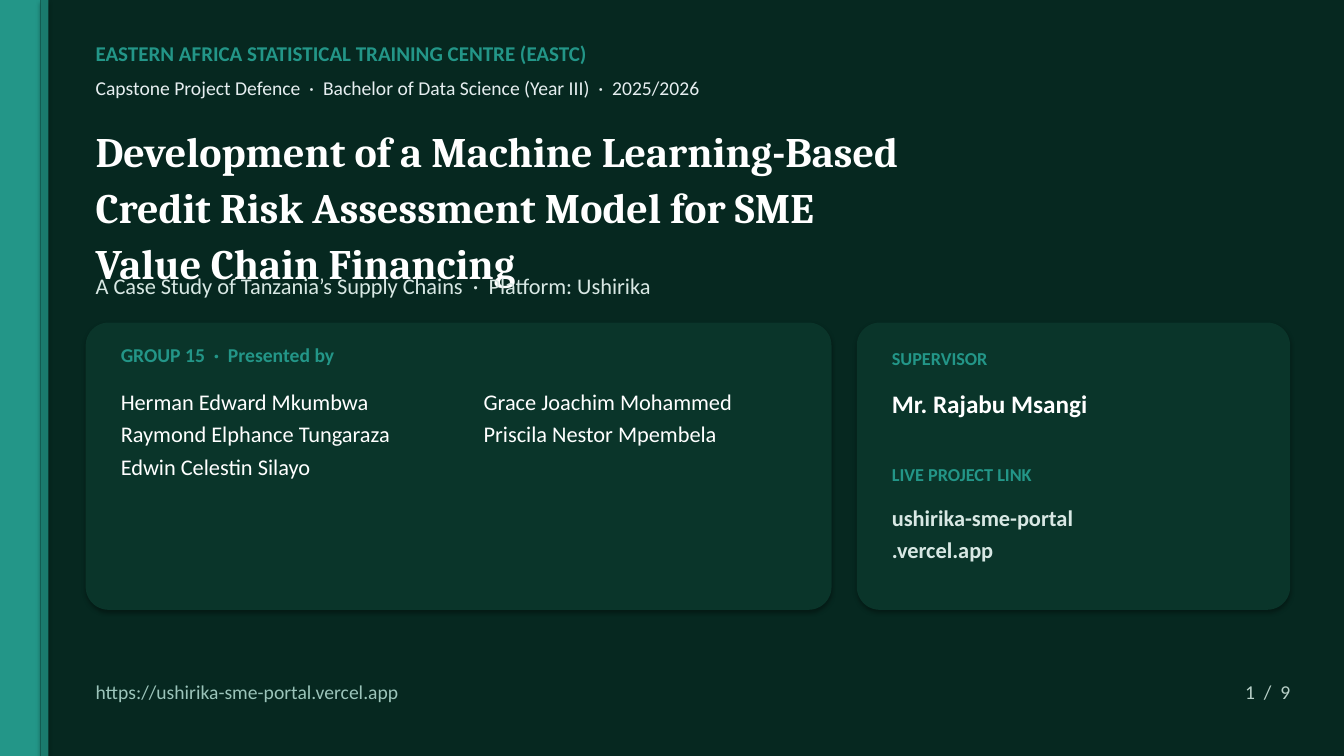
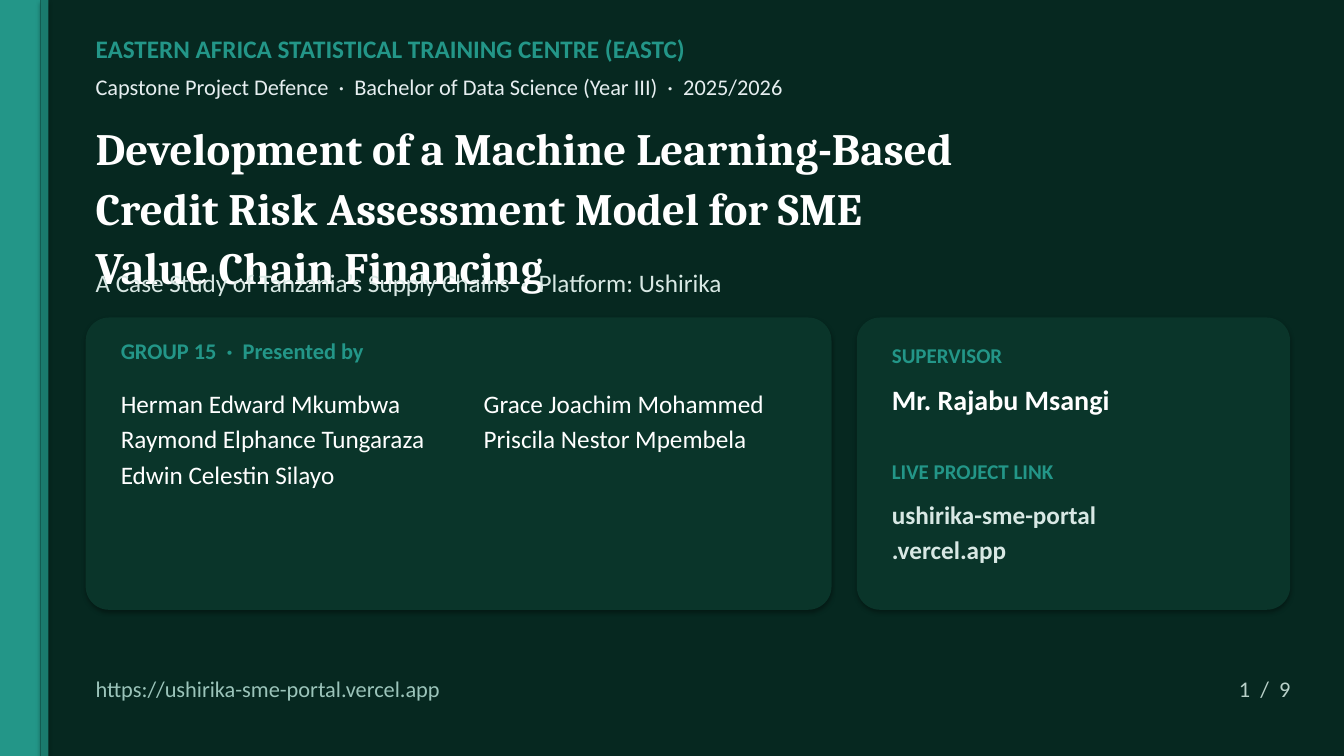
Before and after one commit to Dmmkuliku/ushirika-sme-credit, a slide deck: slide 1 of Presentation/Ushirika_Group15_Defence_Presentation.pptx. Drawn at 1344x756 pixels with LibreOffice and Linux fonts; fonts in the diff are those of the drawing. Boxes give left, top, right and bottom in pixels: in the first picture for what was removed or moved away, otherwise in the second. Text is boxed around its words. In the diff, an @@ line names an element or a change of style, - is before the commit and + after.

```diff
--- a/Presentation/Ushirika_Group15_Defence_Presentation.pptx
+++ b/Presentation/Ushirika_Group15_Defence_Presentation.pptx
@@ text "EASTERN AFRICA STATISTICAL TRAINING CENTRE ...": place and size @@
-text "EASTERN AFRICA STATISTICAL TRAINING CENTRE ..." at bbox=[96, 46, 586, 64]
+text "EASTERN AFRICA STATISTICAL TRAINING CENTRE ..." at bbox=[96, 39, 685, 62]
@@ text "EASTERN AFRICA STATISTICAL TRAINING CENTRE ..." at bbox=[96, 39, 685, 62]: size 15 to 18 pt @@
@@ text "Development of a Machine Learning-Based" at bbox=[96, 133, 952, 294]: size 30 to 32 pt @@
@@ rounded rectangle: place and size @@
-rounded rectangle at bbox=[86, 323, 832, 610]
+rounded rectangle at bbox=[86, 318, 832, 610]
@@ rounded rectangle: place and size @@
-rounded rectangle at bbox=[857, 323, 1291, 610]
+rounded rectangle at bbox=[857, 318, 1291, 610]
@@ text "SUPERVISOR" at bbox=[892, 349, 1002, 363]: size 13 to 15 pt @@
@@ size 16 to 18 pt in 4 elements at bbox=[892, 506, 1096, 563], bbox=[96, 271, 722, 296], bbox=[121, 395, 425, 488], bbox=[484, 395, 764, 452] @@
@@ text "Mr. Rajabu Msangi" at bbox=[892, 390, 1110, 415]: size 18 to 20 pt @@
@@ text "LIVE PROJECT LINK" at bbox=[892, 465, 1054, 479]: size 13 to 15 pt @@
@@ size 14 to 16 pt in 4 elements at bbox=[96, 79, 782, 99], bbox=[121, 343, 363, 363], bbox=[96, 681, 440, 701], bbox=[1239, 682, 1290, 697] @@
```
Also in this commit, not shown: 8 other slides changed, 2 other files.
